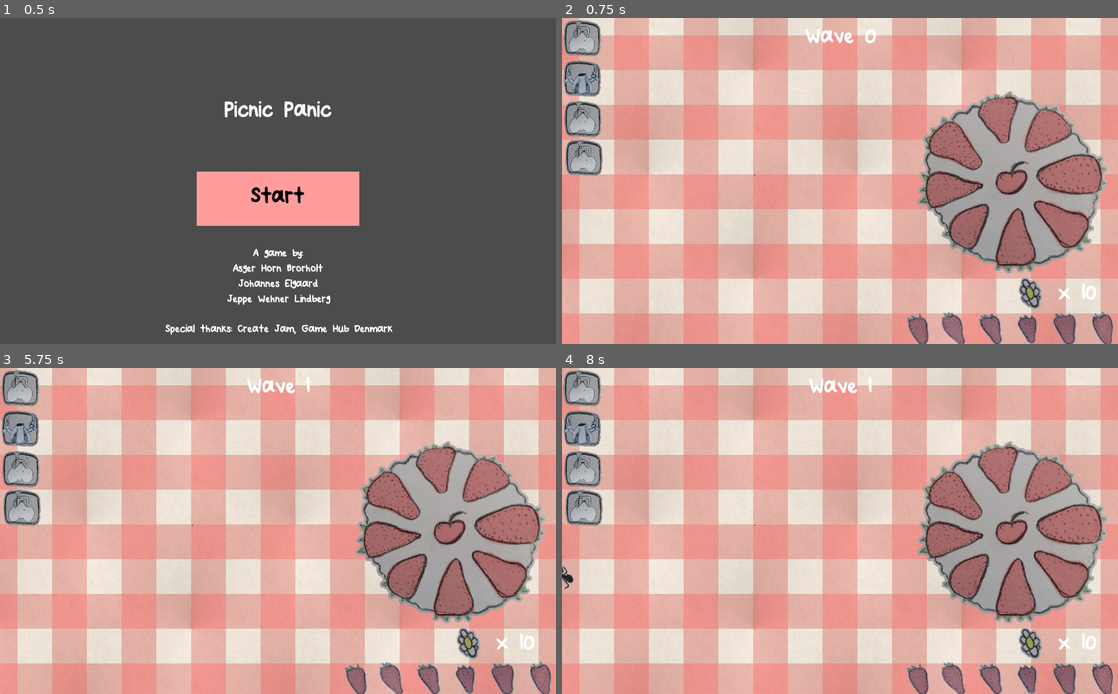
Above: before the commit, frames 1-4 (two rows, left to right).
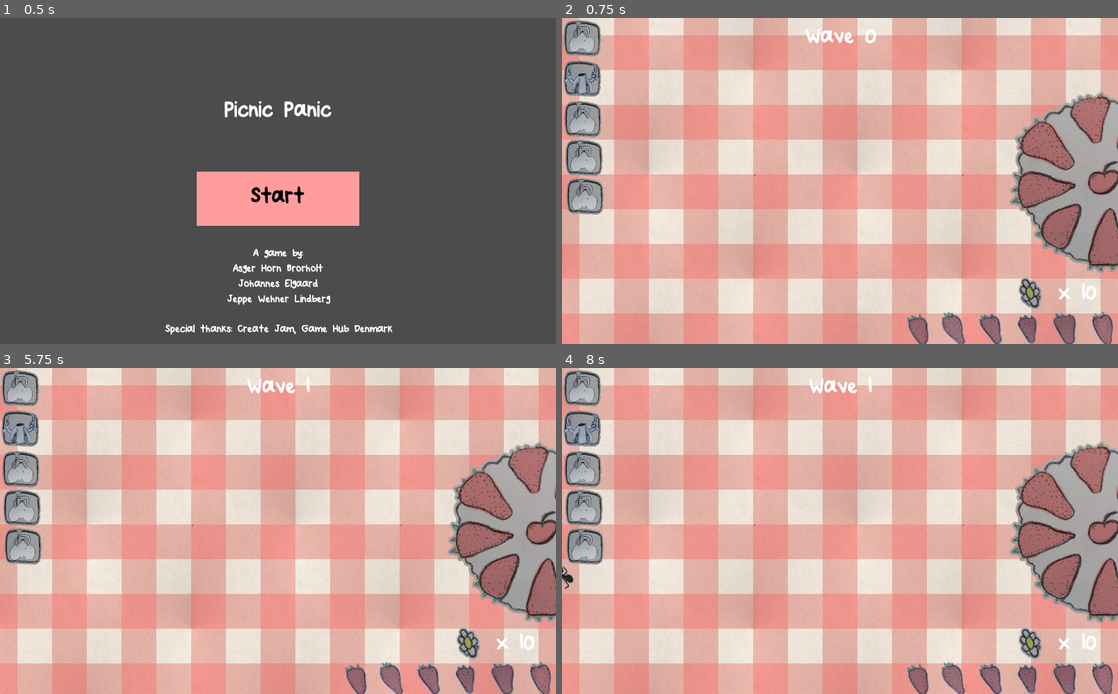
Above: after the commit, the same moments.

Repository: JeppeLindberg/Picnic
Game: Godot game, scene res://Scenes/TitleScreen.tscn
Two runs of this game, one before a commit and one after it. Both use one fixed random seed, a clock stepped at 60 frames per second and the inputs below. The engine's default icon, where the game draws it, is replaced by a stand-in: a white triangle on a blue panel in a dark square.
Inputs (mouse positions are in pixels of both pictures, inside the frame that each line leads up to):
- Up to frame 1 (0.5 s): no input
- Up to frame 2 (0.75 s): click "Start" at 0.5 s
- Up to frame 3 (5.75 s): tap Enter at 1.25, 2.75, 4.25 s; move the mouse to (400, 514) at 1.27 s; click (400, 514) at 1.42 s; tap Space at 2, 3.5, 5 s; move the mouse to (166, 547) at 2.02 s; click (166, 547) at 2.17 s; move the mouse to (333, 459) at 2.77 s; click (333, 459) at 2.92 s; move the mouse to (250, 596) at 3.52 s; click (250, 596) at 3.67 s; move the mouse to (444, 579) at 4.27 s; click (444, 579) at 4.42 s; move the mouse to (111, 482) at 5.02 s; click (111, 482) at 5.17 s
- Up to frame 4 (8 s): move the mouse to (867, 531) at 5.77 s; click (867, 531) at 5.92 s; move the mouse to (756, 449) at 6.52 s; click (756, 449) at 6.67 s; move the mouse to (962, 514) at 7.27 s; click (962, 514) at 7.42 s

Frame 1 is identical in both runs. In frame 2, 15% of the frame differs, in the area x 0-100%, y 22-79%; in frame 3, 15%; in frame 4, 15%.

Commit message:
Coffee cup without art

Diff:
--- /dev/null
+++ b/Assets/CoffeeCup.tscn
@@ -0,0 +1,10 @@
+[gd_scene load_steps=2 format=2]
+
+[ext_resource path="res://icon.png" type="Texture" id=1]
+
+[node name="CoffeeCup" type="Node2D"]
+
+[node name="Sprite" type="Sprite" parent="."]
+position = Vector2( 32, 33 )
+scale = Vector2( 2, 2 )
+texture = ExtResource( 1 )
--- /dev/null
+++ b/Assets/CoffeeCupPreview.tscn
@@ -0,0 +1,11 @@
+[gd_scene load_steps=2 format=2]
+
+[ext_resource path="res://icon.png" type="Texture" id=1]
+
+[node name="CoffeeCup" type="Node2D"]
+
+[node name="Sprite" type="Sprite" parent="."]
+modulate = Color( 1, 1, 1, 0.282353 )
+position = Vector2( 28, 30 )
+scale = Vector2( 2, 2 )
+texture = ExtResource( 1 )
--- a/Scenes/MainScene.tscn
+++ b/Scenes/MainScene.tscn
@@ -25,6 +25,8 @@
 [ext_resource path="res://Resources/UI/BadgerCost.png" type="Texture" id=23]
 [ext_resource path="res://Assets/FrogTower.tscn" type="PackedScene" id=24]
 [ext_resource path="res://Assets/FrogTowerPreview.tscn" type="PackedScene" id=25]
+[ext_resource path="res://Assets/CoffeeCup.tscn" type="PackedScene" id=26]
+[ext_resource path="res://Assets/CoffeeCupPreview.tscn" type="PackedScene" id=27]
 
 [node name="MainScene" type="Node2D"]
 script = ExtResource( 1 )
@@ -37,7 +39,7 @@
 script = ExtResource( 9 )
 
 [node name="Cake" parent="." instance=ExtResource( 5 )]
-position = Vector2( 830, 302 )
+position = Vector2( 1000, 302 )
 
 [node name="GameState" type="Node2D" parent="."]
 script = ExtResource( 6 )
@@ -140,7 +142,7 @@
 [node name="InputManager" type="Node2D" parent="."]
 script = ExtResource( 3 )
 marker = NodePath("../PathfindDebug")
-objects = [ NodePath("Mouse"), NodePath("Badger"), NodePath("Frog"), NodePath("Fork") ]
+objects = [ NodePath("Mouse"), NodePath("Badger"), NodePath("Frog"), NodePath("Fork"), NodePath("CoffeeCup") ]
 
 [node name="Mouse" type="Sprite" parent="InputManager"]
 position = Vector2( 37, 37 )
@@ -175,6 +177,16 @@
 texture = ExtResource( 13 )
 script = ExtResource( 8 )
 extraPositions = [ Vector2( 0, 0 ), Vector2( 0, 64 ), Vector2( 0, -64 ) ]
+price = 0
+
+[node name="CoffeeCup" type="Sprite" parent="InputManager"]
+position = Vector2( 42, 328 )
+scale = Vector2( 0.546875, 0.546875 )
+texture = ExtResource( 13 )
+script = ExtResource( 8 )
+spawn_object = ExtResource( 26 )
+preview_object = ExtResource( 27 )
+extraPositions = [ Vector2( 0, 0 ), Vector2( 0, 64 ), Vector2( 64, 0 ), Vector2( 64, 64 ) ]
 price = 0
 
 [node name="Mousecost" type="Sprite" parent="InputManager"]
Not shown: 1 places in Scenes/MainScene.tscn that only renumber resources
